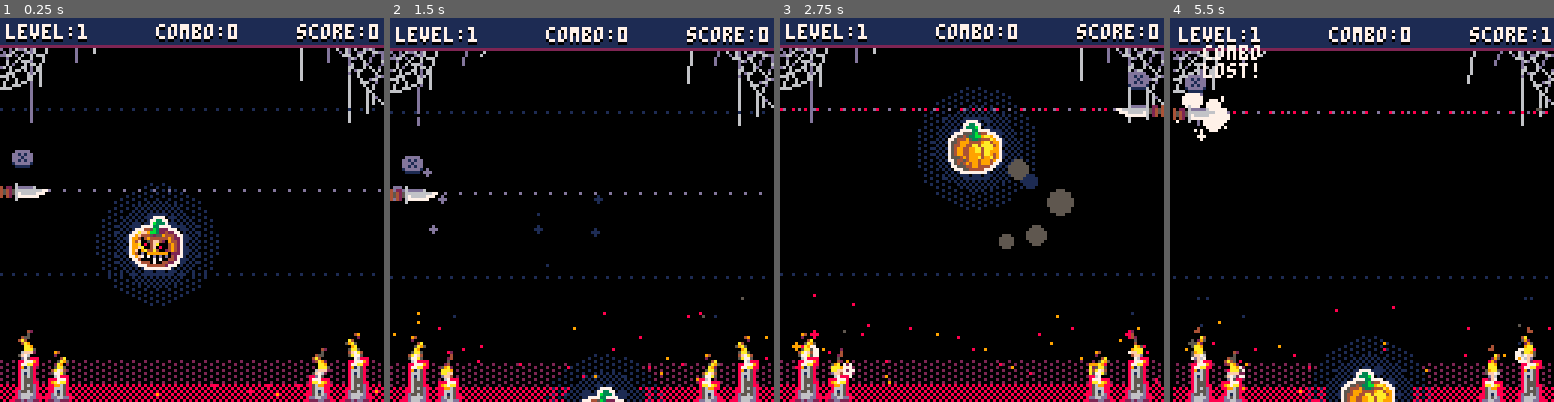
Above: before the commit, frames 1-4 (left to right).
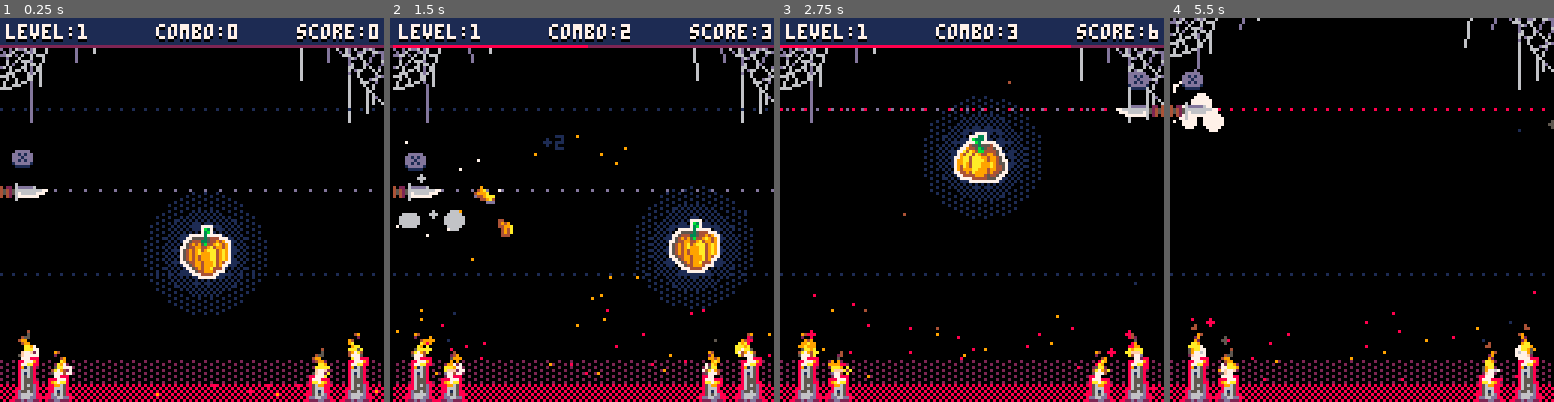
Above: after the commit, the same moments.

Repository: sixrobin/Pico8Games
Game: PICO-8 cartridge pumpkin-striker/pumpkin-striker.p8
Same seed, same stepped clock (60 frames per second), same inputs: the game is played once before the commit and once after it.
Inputs:
- Up to frame 1 (0.25 s): no input
- Up to frame 2 (1.5 s): tap X (X key) at 0.33, 1.07 s
- Up to frame 3 (2.75 s): tap X (X key) at 1.85 s; hold Up 2.15-2.42 s
- Up to frame 4 (5.5 s): tap X (X key) at 2.97, 4.08, 5.2 s; hold Down 3.63-3.97 s; hold Up 4.73-5.03 s

The runs differ from the first frame. In frame 1, 6.5% of the frame differs, in the area x 5-100%, y 42-94%; in frame 2, 17%; in frame 3, 5.5%; in frame 4, 17%, in the area x 0-100%, y 0-100%.

Commit message:
pumpkin striker update

Diff:
--- a/pumpkin-striker/pumpkin-striker.p8
+++ b/pumpkin-striker/pumpkin-striker.p8
@@ -1,60 +1,67 @@
 pico-8 cartridge // http://www.pico-8.com
 version 29
 __lua__
--- pumpkin striker.
+-- pumpkin slasher.
 -- robin six.
 
-
 ------------------------
 
 -- todo.
 
--- ! refactor before doing ld.
-
--- ? pk rotation.
--- ? lvl progression bar.
--- x first pk can't be bad.
--- title and main menu.
+-- main menu.
 -- anim ui texts.
--- different sound for lost combo.
--- less loss on bad pk cut.
--- pk light behind flames.
--- ? cuttable spider.
--- better knife rotation anim.
+-- optimize mid with min/max.
 
 -- ld.
--- -- tuto.
--- -- lvls management.
--- -- end + final score.
 -- -- ? bonus lvls full of pk.
+
+-- wishlist.
+-- -- tutorial.
+-- -- spider ropes in half
+-- -- for better offset effect.
+-- -- cuttable spider.
+-- -- full knife rotation anim.
+-- -- pk rotation.
+-- -- candles interactions.
+-- -- more control on lvls gen.
 
 ------------------------
 
 
 function _draw()
 	cls(0)
-	draw_candle_ptcs()
-	draw_dust_ptcs()
+	draw_pk_light()
 	draw_enviro()
-	draw_pk_light()
 	draw_knife_clamps()
+	draw_knife_scope()
 	draw_pk()
 	draw_ptcs()
 	draw_knife()
 	draw_gui()
+ draw_gover()
 	draw_txts_displays()
+
+	-- title test.
+	--spr(128,26,28,10,7)
+	--spr(get_table_item_mod(fire_anim_seq,3,0),77,30,1,2)
 
 	-- debug.
 	--line(pk_px+8,pk_py+10,knf_px+8,knf_py,11)
+ --print(flr(pk_px).."/"..flr(pk_py),40,11,11)
+ --print(gover_timer,40,11,11)
+ --print("pk left:"..cur_lvl_pk_counter.."/"..cur_lvl.pk_count,40,11,11)
 end
 
 function _init()
+	init_lvls()
  init_sparks_ptcs()
-	spawn_pk()
+	next_pk()
 end
 
 function _update()
 	timer+=1
+	update_lvlup()
+	update_gover()
 	update_knife()
 	update_pk()
 	update_shake()
@@ -63,20 +70,78 @@
 	update_txts_displays()
 	update_sparks_ptcs()
 	update_ropes_offset()
+	update_top_panel()
 end
 -->8
 -- variables.
 
 timer=0
 
-pk_px,pk_py=-99
-pk_velx,pk_vely=0
-pk_grav=0.5
-pk_flip=false
-pk_spr=1
+
+------------------------
+-- levels.
+------------------------
+
+cur_lvl=nil
+cur_lvl_index=1
+cur_lvl_pk_counter=0
+
+lvls={}
+
+lvl_1={
+ pk_count=4,
+ bad_pk_perc=0,
+ malus=0,
+ pk_base_vely=-9,
+ rnd_add_vely=2,
+ grav=0.35}
+
+lvl_2={
+ pk_count=10,
+ bad_pk_perc=0.25,
+ malus=10,
+ pk_base_vely=-10.5,
+ rnd_add_vely=2.5,
+ grav=0.4}
+
+lvl_3={
+ pk_count=15,
+ bad_pk_perc=0.35,
+ malus=15,
+ pk_base_vely=-11,
+ rnd_add_vely=3,
+ grav=0.5}
+
+lvl_4={
+ pk_count=25,
+ bad_pk_perc=0.4,
+ malus=15,
+ pk_base_vely=-11,
+ rnd_add_vely=3,
+ grav=0.5}
+
+lvl_5={
+ pk_count=25,
+ bad_pk_perc=0.4,
+ malus=15,
+ pk_base_vely=-11,
+ rnd_add_vely=3,
+ grav=0.5}
+
+last_lvl_done=false
+
+
+------------------------
+-- pumpkin.
+------------------------
+
 pk_sprs={1,33,35}
-
-pk_isbad=false
+-- rest in generate_pk().
+
+
+------------------------
+-- knife.
+------------------------
 
 knf_vely=0
 knf_minh,knf_maxh=30,85
@@ -91,12 +156,45 @@
 knf_flipx=true
 knf_hitpause=-1
 
-knf_scope_timer=0
-
-lvl,score,combo=1,0,0
+knf_borders_col_seq={8,2,2,1,1,1,1,1,1,1,1,1}
+
+
+------------------------
+-- scoring.
+------------------------
+
+score,combo=0,0
+cut_pk,cut_bad_pk,max_combo=0,0,0
+
+
+------------------------
+-- gui.
+------------------------
+
+lvlup_timer=-1
+lvlup_dur=30
+lvlup_col_seq={1,2,8,10,7,7,7,7,8,8,2,1}
+
+gover_timer=-1
+gover_msg_dur=24
+gover_msg_col_seq={1,2,8,9,7,7,7}
+
+top_panel_h=0
+top_panel_gover_h=-11
+top_panel_gover_timer=48
+
+
+------------------------
+-- feedback.
+------------------------
 
 cur_trauma=0
 ptcs,txts_displays={},{}
+
+
+------------------------
+-- enviro.
+------------------------
 
 dust_ptcs={}
 candle_ptcs_timer=0
@@ -104,27 +202,107 @@
 spider_ropes_offset=-1
 spider_ropes_offset_seq=
 {3,-2,-2,1,1,1,-0.5,-0.5,0.5,0}
-
-knf_borders_col_seq={8,2,2,1,1,1,1,1,1,1,1,1}
 fire_anim_seq={11,12,43,44,75,76}
 -->8
 -- punctual functions.
 
-function spawn_pk()
- pk_isbad=rnd()<0.2
-
+------------------------
+-- levels.
+------------------------
+
+function next_lvl()
+	cur_lvl_index+=1
+	last_lvl_done=cur_lvl_index>#lvls
+
+	if last_lvl_done then
+	 cur_lvl_index-=1
+	else
+		cur_lvl=lvls[cur_lvl_index]
+		cur_lvl_pk_counter=cur_lvl.pk_count
+
+		lvlup_timer=lvlup_dur
+		add_lvlup_ptcs()
+	end
+end
+
+
+------------------------
+-- pumpkin.
+------------------------
+
+function next_pk()
+	if cur_lvl_pk_counter==0 then
+	 next_lvl()
+	 pk_px,pk_py=-50,-50
+	else
+		generate_pk()
+	end
+end
+
+function generate_pk()
 	pk_px=20+rnd(80)
+	pk_py=128
+
 	pk_velx=rnd(1.5)*sgn(60-pk_px)
-	pk_py=128
-	pk_vely=-11+rnd(3)
-
+	pk_vely=cur_lvl.pk_base_vely+rnd(cur_lvl.rnd_add_vely)
+
+	pk_isbad=rnd()<cur_lvl.bad_pk_perc
 	if pk_isbad then
 		pk_spr=3
 	else
 		pk_spr=pk_sprs[1+flr(rnd(#pk_sprs))]
 	end
-
 	pk_flip=rnd()<0.5
+
+	cur_lvl_pk_counter-=1
+end
+
+
+------------------------
+-- gui.
+------------------------
+
+function add_gover_msg_ptcs()
+ local alpha
+ for s=0,4+flr(rnd(2)) do
+	 alpha=rnd()
+		add_ptc(65,18,
+		 sin(alpha)*3+rnd(),
+		 cos(alpha)*3+rnd(),
+		 2,7+rnd(5),{5,9,8,2,5,2,2,1},5+rnd(6))
+	end
+end
+
+function add_gover_stat_ptcs(_y)
+ local alpha
+ for s=1,6+flr(rnd(3)) do
+	 alpha=rnd()
+		add_ptc(64,_y,
+		 sin(alpha)*10+rnd(3),
+		 cos(alpha)*2+rnd(3),
+		 2,10+rnd(5),{7,6,13,5,1},3+rnd(4))
+	end
+end
+
+function add_lvlup_ptcs()
+ local alpha
+ -- pixel particles.
+ for p=0,5+rnd(3) do
+ 	alpha=rnd()
+ 	add_ptc(63,22,
+ 		sin(alpha)*(2+rnd()),
+ 		cos(alpha)*(2+rnd()),
+ 		0,12,{7,8,2})
+ end
+
+ -- smoke particles.
+ for s=0,4+flr(rnd(2)) do
+	 alpha=rnd()
+		add_ptc(63,22,
+		 sin(alpha)*3+rnd(),
+		 cos(alpha)*3+rnd(),
+		 2,10+rnd(15),{4,2,5,2,1},5+rnd(6))
+	end
 end
 
 
@@ -331,6 +509,10 @@
 end
 
 function draw_pk_light()
+ if lvlup_timer>-1 then
+		return
+	end
+
 	fillp(░)
 	circfill(pk_px+8,pk_py+8,20,1)
  circfill(pk_px+8,pk_py+8,14,0)
@@ -338,7 +520,7 @@
  circfill(pk_px+8,pk_py+8,14,1)
 	fillp(◆)
 	circfill(pk_px+8,pk_py+8,10,1)
-	fillp(0)
+	fillp()
 end
 
 
@@ -347,21 +529,6 @@
 ------------------------
 
 function draw_knife()
-	local col=13
-	if knf_anim_on then
-		col=0
-	end
-
-	-- scope.
-	for i=0,64 do
-		pset(i*5+knf_scope_timer*knf_dir,knf_py,col)
-	end
-
-	knf_scope_timer+=1
-	if knf_scope_timer>5 then
-	 knf_scope_timer=0
-	end
-
 	if not knf_anim_on then
 		print("❎",knf_px+4,knf_py-11+cos(timer/12),1)
 		print("❎",knf_px+4,knf_py-12+cos(timer/12),13)
@@ -391,25 +558,112 @@
 	end
 end
 
+function draw_knife_scope()
+	if knf_anim_on or last_lvl_done then
+		return
+	end
+
+	for i=0,27 do
+		pset(i*5+(timer%5)*knf_dir,knf_py,13)
+	end
+end
+
 
 ------------------------
 -- gui.
 ------------------------
 
+function draw_gover()
+	if gover_timer==-1 then
+	 return
+	end
+
+	-- game over msg.
+	local gover_msg_h=12
+ local gover_msg_col=gover_msg_col_seq[#gover_msg_col_seq]
+
+	if gover_timer<gover_msg_dur then
+	 local gover_msg_perc=1-(gover_msg_dur-gover_timer)/gover_msg_dur
+	 gover_msg_col=gover_msg_col_seq[1+flr(gover_msg_perc*#gover_msg_col_seq)]
+
+		gover_msg_h=lerp(
+		 20,12,out_quad(gover_msg_perc))
+	end
+
+	print("game over!",44,gover_msg_h,gover_msg_col)
+
+	-- game stats.
+	if gover_timer>60 then
+		local score_x=49-(#tostr(score)-1)*2
+	 print("score:"..score,score_x,41,1)
+	 print("score:"..score,score_x,40,7)
+		if gover_timer==61 then
+			add_gover_stat_ptcs(42)
+		end
+
+		if gover_timer>80 then
+		 local cut_pk_x=28-(#tostr(cut_pk)-1)*2
+		 print("pumpkins slashed:"..cut_pk,cut_pk_x,48,1)
+	  print("pumpkins slashed:"..cut_pk,cut_pk_x,47,7)
+	 	if gover_timer==81 then
+				add_gover_stat_ptcs(49)
+			end
+
+	 	if gover_timer>100 then
+	 	 local cut_bad_pk_x=28-(#tostr(cut_bad_pk)-1)*2
+	 	 print("bad pumpkins hit:"..cut_bad_pk,cut_bad_pk_x,55,1)
+	  	print("bad pumpkins hit:"..cut_bad_pk,cut_bad_pk_x,54,7)
+	 		if gover_timer==101 then
+					add_gover_stat_ptcs(56)
+				end
+
+	 		if gover_timer>120 then
+	 		 local max_combo_x=34-(#tostr(max_combo)-1)*2
+	 		 print("highest combo:"..max_combo,max_combo_x,62,1)
+	  		print("highest combo:"..max_combo,max_combo_x,61,7)
+	 			if gover_timer==121 then
+						add_gover_stat_ptcs(63)
+					end
+	 		end
+	 	end
+	 end
+	end
+end
+
 function draw_gui()
-	rectfill(-10,-10,135,8,1)
-	line(-10,9,135,9,2)
-
-	print("level:"..lvl,2,3,0)
-	print("level:"..lvl,2,2,7)
+ -- top panel.
+	rectfill(-10,top_panel_h-10,135,top_panel_h+8,1)
+	line(-10,top_panel_h+9,135,top_panel_h+9,2)
+
+	-- level progression.
+	if not last_lvl_done
+	and lvlup_timer==-1
+	and cur_lvl_pk_counter+1!=cur_lvl.pk_count then
+		line(0,top_panel_h+9,
+		 128*(1-((cur_lvl_pk_counter+1)/cur_lvl.pk_count)),
+		 top_panel_h+9,8)
+	end
+
+	print("level:"..cur_lvl_index,2,top_panel_h+3,0)
+	print("level:"..cur_lvl_index,2,top_panel_h+2,7)
 
 	local combo_x=52-(#tostr(combo)-1)*4
-	print("combo:"..combo,combo_x,3,0)
-	print("combo:"..combo,combo_x,2,7)
+	print("combo:"..combo,combo_x,top_panel_h+3,0)
+	print("combo:"..combo,combo_x,top_panel_h+2,7)
 
 	local score_x=99-(#tostr(score)-1)*4
-	print("score:"..score,score_x,3,0)
-	print("score:"..score,score_x,2,7)
+	print("score:"..score,score_x,top_panel_h+3,0)
+	print("score:"..score,score_x,top_panel_h+2,7)
+
+	-- lvl up popup.
+	if lvlup_timer>-1 then
+		local lvlup_perc=1-lvlup_timer/lvlup_dur
+		local lvlup_col=lvlup_col_seq[1+flr(lvlup_perc*#lvlup_col_seq)]
+
+		local lvlup_h=lerp(
+		 26,17,out_quad(lvlup_perc))
+		print("level up!",47,lvlup_h,lvlup_col)
+	end
 end
 
 
@@ -445,25 +699,44 @@
 ------------------------
 
 function draw_enviro()
+ local ptc
+
+ -- candle particles.
+ for p=1,#ptcs do
+ 	ptc=ptcs[p]
+ 	if ptc.t==3 then
+			-- candle particles.
+		 circfill(ptc.x,ptc.y,ptc.size,ptc.col)
+ 	end
+ end
+
+ -- fire sparks particles.
+	for p=1,#dust_ptcs do
+	 ptc=dust_ptcs[p]
+	 circ(ptc.x,ptc.y,0,ptc.col)
+	end
+
 	-- spider webs.
 	local rope_offset=0
 	if (spider_ropes_offset>0) then
 		rope_offset=spider_ropes_offset_seq[spider_ropes_offset]
 	end
 
-	line(10,9,10+rope_offset,34,13)
-	line(25,9,25+rope_offset,14,13)
-	line(31,9,31+rope_offset,11,6)
-	line(100,9,100+rope_offset,20,6)
-	line(109,9,109+rope_offset,14,13)
-	spr(7,0,9,2,2)
-	spr(9,112,9,2,4)
+	local web_start_h=top_panel_h+9
+	line(10,web_start_h,10+rope_offset,top_panel_h+34,13)
+	line(25,web_start_h,25+rope_offset,top_panel_h+14,13)
+	line(31,web_start_h,31+rope_offset,top_panel_h+11,6)
+	line(100,web_start_h,100+rope_offset,top_panel_h+20,6)
+	line(109,web_start_h,109+rope_offset,top_panel_h+14,13)
+	spr(7,0,web_start_h,2,2)
+	spr(9,112,web_start_h,2,4)
 
 	fillp(░)
 	rectfill(0,114,127,127,2)
 	rectfill(0,122,127,127,0)
  fillp(▒)
 	rectfill(0,122,127,127,8)
+	fillp()
 
 	-- candles.
 	spr_outline(13,8,5,112,1,2)
@@ -482,25 +755,20 @@
 	spr(get_table_item_mod(fire_anim_seq,3,0),
 	 103,107,1,2)
 end
-
-function draw_candle_ptcs()
- for p=1,#ptcs do
- 	local ptc=ptcs[p]
- 	if ptc.t==3 then
-			-- candle particles.
-		 circfill(ptc.x,ptc.y,ptc.size,ptc.col)
- 	end
- end
-end
-
-function draw_dust_ptcs()
-	for p=1,#dust_ptcs do
-	 local ptc=dust_ptcs[p]
-	 circ(ptc.x,ptc.y,0,ptc.col)
-	end
-end
 -->8
 -- init functions.
+
+function init_lvls()
+ add(lvls,lvl_1)
+ --add(lvls,lvl_1) -- tmp.
+	--add(lvls,lvl_2)
+	--add(lvls,lvl_3)
+	--add(lvls,lvl_4)
+	--add(lvls,lvl_5)
+
+	cur_lvl=lvls[1]
+	cur_lvl_pk_counter=cur_lvl.pk_count
+end
 
 function init_sparks_ptcs()
  for p=0,30 do
@@ -514,6 +782,34 @@
 end
 -->8
 -- update functions.
+
+------------------------
+-- levels.
+------------------------
+
+function update_gover()
+	if last_lvl_done
+	and top_panel_gover_timer<-24 then
+	 if gover_timer<1 then
+	 	add_gover_msg_ptcs()
+	 end
+
+	 gover_timer+=1
+
+	end
+end
+
+function update_lvlup()
+	if lvlup_timer==-1 then
+		return
+	end
+
+	lvlup_timer-=1
+
+	if lvlup_timer==-1 then
+		generate_pk()
+	end
+end
 
 
 ------------------------
@@ -609,16 +905,19 @@
 
 	-- check pumpkin.
 	if knf_anim_on
-	and dist(pk_px+8,pk_py+12,knf_px+8,knf_py)<15
+	and not last_lvl_done
+	and lvlup_timer==-1
+	and dist_sqr(pk_px+8,pk_py+12,knf_px+8,knf_py)<225
 	then
-		-- pumpkin cut
+		-- pumpkin cut.
 		knf_hit_smth=true
 		if pk_isbad then
 			-- bad pk cut.
+			cut_bad_pk+=1
 			combo=0
-			score=mid(0,score-lvl*10,score)
-
-			add_txt_display("-"..tostr(lvl*10),
+			score=max(score-cur_lvl.malus*10)
+
+			add_txt_display("-"..tostr(cur_lvl.malus),
 				pk_px,pk_py,pk_px,pk_py-15,{7,8,2},12)
 
 			set_shake(0.15)
@@ -627,7 +926,11 @@
 
 		else
 			-- good pk cut.
+			cut_pk+=1
 			combo+=1
+			if combo>max_combo then
+				max_combo=combo
+			end
 			score+=combo
 
 			add_txt_display("+"..combo,
@@ -639,29 +942,64 @@
 		end
 
 		knf_hitpause=1
-		spawn_pk()
-	end
-end
+		next_pk()
+	end
+end
+
+
+------------------------
+-- pumpkin.
+------------------------
 
 function update_pk()
-	pk_vely+=pk_grav
+	if last_lvl_done
+	or lvlup_timer>-1 then
+		return
+	end
+
+	pk_vely+=cur_lvl.grav
 	pk_px+=pk_velx
 	pk_py+=pk_vely
 
-	if (pk_py>128) then
-		-- pumpkin lost.
-		if not pk_isbad then
-			add_pk_lost_ptc()
-			combo=0
-			sfx(3)
-		else
-		 add_bad_pk_lost_ptc()
-			sfx(4)
+	if pk_py>128 then
+		if lvlup_timer==-1 then
+			-- pumpkin lost.
+			if not pk_isbad then
+				add_pk_lost_ptc()
+				combo=0
+				sfx(3)
+			else
+			 add_bad_pk_lost_ptc()
+				sfx(4)
+			end
+
+			next_pk()
+			set_shake(0.06)
 		end
-
-		spawn_pk()
-		set_shake(0.06)
-	end
+	end
+end
+
+
+------------------------
+-- gui.
+------------------------
+
+function update_top_panel()
+	if not last_lvl_done then
+		return
+	end
+
+ if top_panel_gover_timer>0 then
+ 	top_panel_gover_timer-=1
+ elseif top_panel_gover_timer==0 then
+  top_panel_h-=1
+  if top_panel_h<top_panel_gover_h then
+  	top_panel_h=top_panel_gover_h
+  	top_panel_gover_timer=-1
+  end
+ elseif top_panel_gover_timer<0 then
+ 	top_panel_gover_timer-=1
+ end
 end
 
 
@@ -781,19 +1119,17 @@
 -->8
 -- tools.
 
-
-------------------------
--- distance.
-------------------------
-
-function dist(_ax,_ay,_bx,_by)
-	return sqrt((_ax-_bx)*(_ax-_bx)+(_ay-_by)*(_ay-_by))
-end
-
-
-------------------------
--- vector in cone.
-------------------------
+function dist_sqr(_ax,_ay,_bx,_by)
+	return (_ax-_bx)*(_ax-_bx)+(_ay-_by)*(_ay-_by)
+end
+
+function lerp(_a,_b,_t)
+	return _a*(1-_t)+_b*_t
+end
+
+function out_quad(_t)
+	return _t*(2-_t)
+end
 
 function rnd_vector_in_cone(_angle,_wideness)
 	rnd_dir =
@@ -805,11 +1141,6 @@
 		x=cos(rnd_dir),
 		y=sin(rnd_dir) }
 end
-
-
-------------------------
--- sprite outline.
-------------------------
 
 function spr_outline(_n,_col,_x,_y,_w,_h,_flip_x,_flip_y)
  -- set palette to color.
@@ -831,19 +1162,12 @@
 
  -- draw fill.
  spr(_n,_x,_y,_w,_h,_flip_x,_flip_y)
-
  -- reset palette.
  pal()
-
  -- draw actual sprite.
  spr(_n,_x,_y,_w,_h,_flip_x,_flip_y)
 end
 
-
-------------------------
--- table at index by mod.
-------------------------
-
 function get_table_item_mod(_table,_rate,_offset)
 	return _table[flr((timer+_offset)/_rate)%#_table+1]
 end
Not shown, changed: 134 lines of the sprite sheet (__gfx__) section of pumpkin-striker/pumpkin-striker.p8
Not shown, changed: the thumbnail (__label__) section of pumpkin-striker/pumpkin-striker.p8
Not shown, added: pumpkin-striker/gifs/pumpkin striker 10.gif
Not shown, added: pumpkin-striker/gifs/pumpkin striker 11.gif
Not shown, added: pumpkin-striker/gifs/pumpkin striker 12.gif
Not shown, added: pumpkin-striker/gifs/pumpkin striker 9.gif
Not shown, added: pumpkin-striker/spritesheet_titlev2.png
